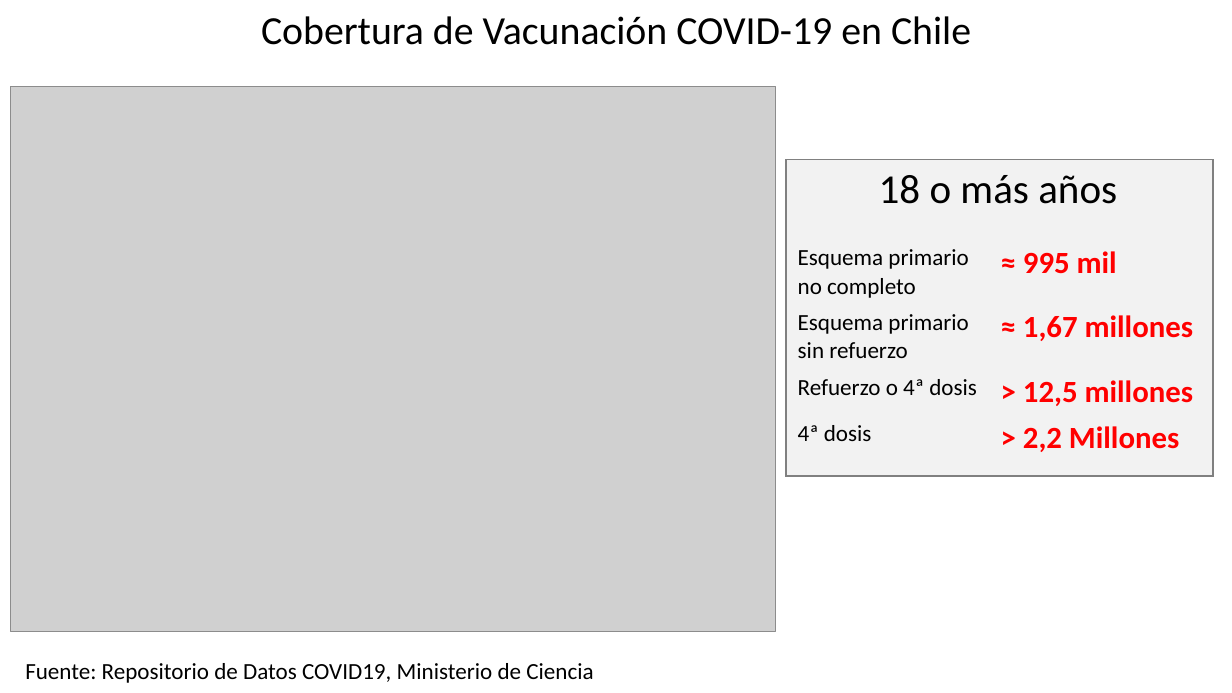
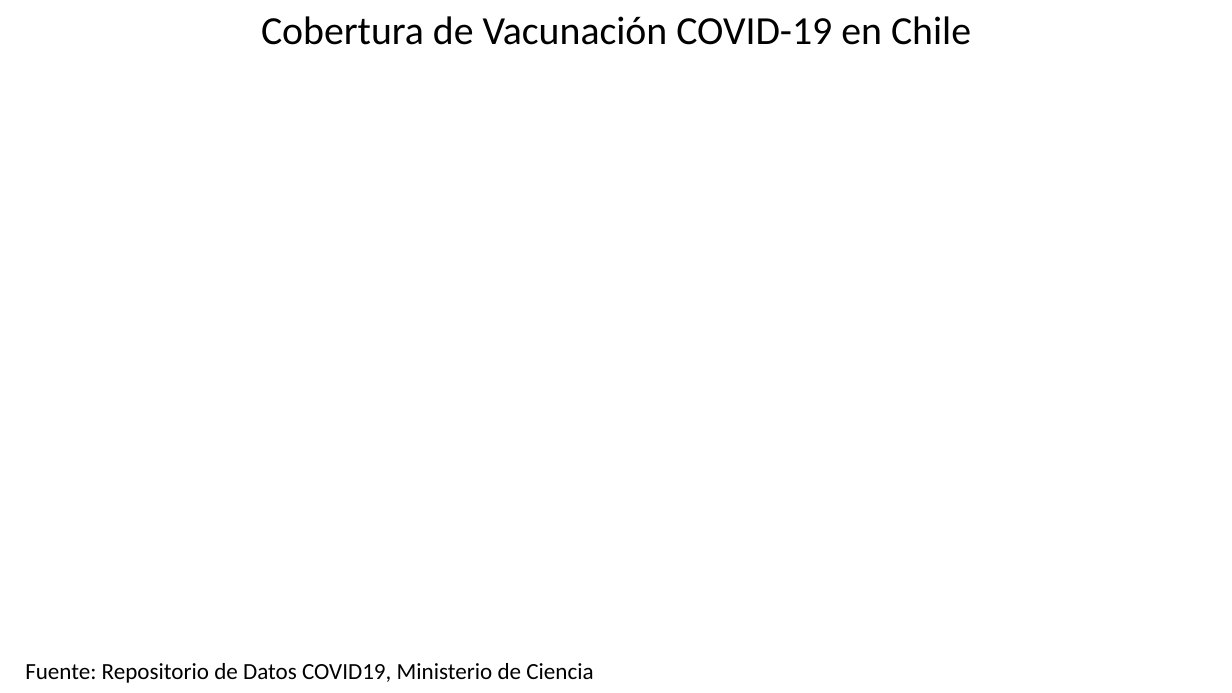
Before and after one commit to dataCovid19CL/capsulasSemanales, a slide deck: slide 21 of DATOS COVID Chile 2022 03 26.pptx. Drawn at 1232x693 pixels with LibreOffice and Linux fonts; fonts in the diff are those of the drawing; grey boxes stand for pictures; background and template pictures are left out. Boxes give left, top, right and bottom in pixels: in the first picture for what was removed or moved away, otherwise in the second. Text is boxed around its words. In the diff, an @@ line names an element or a change of style, - is before the commit and + after.

```diff
--- a/DATOS COVID Chile 2022 03 26.pptx
+++ b/DATOS COVID Chile 2022 03 26.pptx
@@ picture removed at (11,86,776,631) @@
@@ rectangle removed at (787,159,1214,476) @@
@@ text removed at (879,175,1117,204) @@
-18 o más años
@@ table removed at (788,239,1222,461), 4 rows, 2 columns @@
-Esquema primario no completo | ≈ 995 mil
-Esquema primario sin refuerzo | ≈ 1,67 millones
-Refuerzo o 4ª dosis | > 12,5 millones
-4ª dosis | > 2,2 Millones
```
Also in this commit, not shown: 5 other slides changed.
